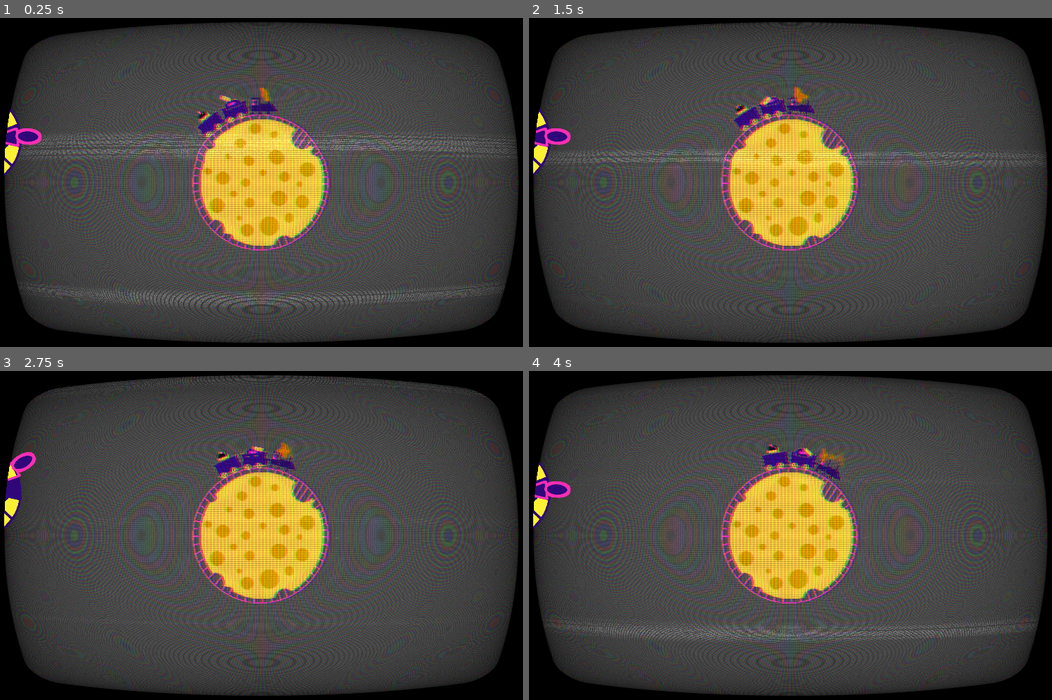
Above: before the commit, frames 1-4 (two rows, left to right).
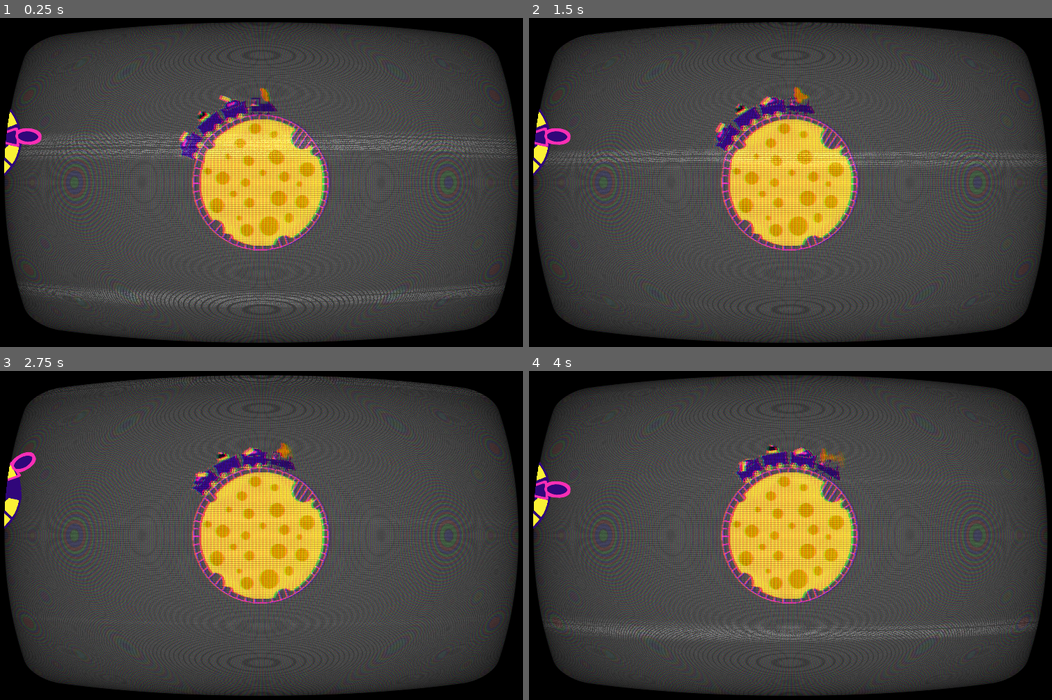
Above: after the commit, the same moments.

Repository: emmdie/MoonGame
Game: Godot game, scene res://scene/Levels/Level.tscn
Same seed, same stepped clock (60 frames per second), same inputs: the game is played once before the commit and once after it. The engine's default icon, where the game draws it, is replaced by a stand-in: a white triangle on a blue panel in a dark square.
Inputs (mouse positions are in pixels of both pictures, inside the frame that each line leads up to):
- Up to frame 1 (0.25 s): no input
- Up to frame 2 (1.5 s): move the mouse to (910, 166) at 0.52 s; hold W (speed_up) 0.53-1.28 s; click (910, 166) at 0.6 s; tap 1 (select_cart1, bound only after the commit) at 0.8, 1.35 s; move the mouse to (680, 198) at 1.27 s; hold Down (speed_down) from 1.28 s (still down)
- Up to frame 3 (2.75 s): tap 2 (select_cart2, bound only after the commit) at 1.55, 2.1 s; move the mouse to (319, 459) at 2.02 s; release Down (speed_down) at 2.03 s; hold W (speed_up) from 2.03 s (still down); tap 3 (select_cart3, bound only after the commit) at 2.3 s
- Up to frame 4 (4 s): move the mouse to (764, 604) at 2.77 s; tap 3 (select_cart3, bound only after the commit) at 2.85 s; tap 4 (select_cart4, bound only after the commit) at 3.05, 3.6 s; move the mouse to (957, 588) at 3.52 s; release W (speed_up) at 3.53 s; hold Down (speed_down) from 3.53 s (still down); tap 5 (select_cart5, bound only after the commit) at 3.8 s

The runs differ from the first frame. In frame 1, 0.6% of the frame differs, in the area x 34-54%, y 21-44%; in frame 2, 0.6%, in the area x 35-65%, y 20-51%; in frame 3, 0.6%; in frame 4, 0.6%.

Commit message:
select individual trains and turrets

Diff:
--- a/TrainControl.gd
+++ b/TrainControl.gd
@@ -16,13 +16,35 @@
 	if(Input.is_action_just_pressed("speed_down")):
 		gearDown()
 
+	if(Input.is_action_just_pressed("select_cart1")):
+		deselectAllCarts()
+		cart1.select(true)
+	if(Input.is_action_just_pressed("select_cart2")):
+		deselectAllCarts()
+		cart2.select(true)
+	if(Input.is_action_just_pressed("select_cart3")):
+		deselectAllCarts()
+		cart3.select(true)
+	if(Input.is_action_just_pressed("select_cart4")):
+		deselectAllCarts()
+		cart4.select(true)
+	if(Input.is_action_just_pressed("select_cart5")):
+		deselectAllCarts()
+		cart5.select(true)
+
 func _ready():
+	cart1.setTurret(load("res://scene/Train/Turrets/Shooter/ShooterT1.tscn"))
+	cart2.setTurret(load("res://scene/Train/Turrets/Shooter/rocketlauncherT1.tscn"))
+	cart3.setTurret(load("res://scene/Train/Turrets/Shooter/ShooterT1.tscn"))
+	cart4.setTurret(load("res://scene/Train/Turrets/Shooter/ShooterT1.tscn"))
+	cart5.setTurret(load("res://scene/Train/Turrets/Shooter/ShooterT1.tscn"))
+	cart1.setEnabled(true)
 	cart2.setEnabled(true)
-	cart3.setEnabled(false)
+	cart3.setEnabled(true)
 	cart4.setEnabled(false)
 	cart5.setEnabled(false)
-	cart1.setTurret(load("res://scene/Train/Turrets/Shooter/ShooterT1.tscn"))
-	cart2.setTurret(load("res://scene/Train/Turrets/Shooter/rocketlauncherT1.tscn"))
+	deselectAllCarts()
+	cart1.select(true)
 
 
 #takes -1 or 1 as parameter
@@ -45,13 +67,15 @@
 	else:
 		return (currentSpeed-2*delta*(currentSpeed-targetSpeed))
 
-
-
-
-
-
 func _on_TrainCart_weapon_hit_mouse():
 	emit_signal("TrainCart_weapon_shot_mouse")
 
 func _on_TrainCart_cart_damaged():
 	emit_signal("train_damaged")
+
+func deselectAllCarts():
+	cart1.select(false)
+	cart2.select(false)
+	cart3.select(false)
+	cart4.select(false)
+	cart5.select(false)
--- a/project.godot
+++ b/project.godot
@@ -40,6 +40,31 @@
 , Object(InputEventKey,"resource_local_to_scene":false,"resource_name":"","device":0,"alt":false,"shift":false,"control":false,"meta":false,"command":false,"pressed":false,"scancode":83,"physical_scancode":0,"unicode":0,"echo":false,"script":null)
  ]
 }
+select_cart1={
+"deadzone": 0.5,
+"events": [ Object(InputEventKey,"resource_local_to_scene":false,"resource_name":"","device":0,"alt":false,"shift":false,"control":false,"meta":false,"command":false,"pressed":false,"scancode":49,"physical_scancode":0,"unicode":0,"echo":false,"script":null)
+ ]
+}
+select_cart2={
+"deadzone": 0.5,
+"events": [ Object(InputEventKey,"resource_local_to_scene":false,"resource_name":"","device":0,"alt":false,"shift":false,"control":false,"meta":false,"command":false,"pressed":false,"scancode":50,"physical_scancode":0,"unicode":0,"echo":false,"script":null)
+ ]
+}
+select_cart3={
+"deadzone": 0.5,
+"events": [ Object(InputEventKey,"resource_local_to_scene":false,"resource_name":"","device":0,"alt":false,"shift":false,"control":false,"meta":false,"command":false,"pressed":false,"scancode":51,"physical_scancode":0,"unicode":0,"echo":false,"script":null)
+ ]
+}
+select_cart4={
+"deadzone": 0.5,
+"events": [ Object(InputEventKey,"resource_local_to_scene":false,"resource_name":"","device":0,"alt":false,"shift":false,"control":false,"meta":false,"command":false,"pressed":false,"scancode":52,"physical_scancode":0,"unicode":0,"echo":false,"script":null)
+ ]
+}
+select_cart5={
+"deadzone": 0.5,
+"events": [ Object(InputEventKey,"resource_local_to_scene":false,"resource_name":"","device":0,"alt":false,"shift":false,"control":false,"meta":false,"command":false,"pressed":false,"scancode":53,"physical_scancode":0,"unicode":0,"echo":false,"script":null)
+ ]
+}
 
 [physics]
 
--- a/scene/Train/TrainCart.gd
+++ b/scene/Train/TrainCart.gd
@@ -4,6 +4,7 @@
 signal cart_damaged
 
 export (PackedScene) var turret
+var selected = false
 
 func fireTurret():
 	pass
@@ -26,6 +27,11 @@
 func setEnabled(boolean):
 	$AnimatedSprite.visible = boolean
 	$CollisionShape2D.disabled = !boolean
+	turret.setEnabled(boolean)
+
+func select(boolean):
+	turret.select(boolean)
+	selected = boolean
 
 # Called when the node enters the scene tree for the first time.
 func _ready():
--- a/scene/Train/TrainCart.tscn
+++ b/scene/Train/TrainCart.tscn
@@ -26,5 +26,4 @@
 [node name="AnimatedSprite" type="AnimatedSprite" parent="."]
 scale = Vector2( 0.25, 0.25 )
 frames = SubResource( 2 )
-frame = 2
 playing = true
--- a/scene/Train/TrainControl.tscn
+++ b/scene/Train/TrainControl.tscn
@@ -8,6 +8,7 @@
 script = ExtResource( 1 )
 
 [node name="RotationalCenter" type="Node2D" parent="."]
+position = Vector2( 0, 1 )
 
 [node name="locomotive" parent="RotationalCenter" instance=ExtResource( 2 )]
 position = Vector2( 0, -355 )
--- a/scene/Train/Turrets/Bullet.tscn
+++ b/scene/Train/Turrets/Bullet.tscn
@@ -7,6 +7,7 @@
 extents = Vector2( 7, 7 )
 
 [node name="Bullet" type="Area2D"]
+z_index = -1
 script = ExtResource( 2 )
 __meta__ = {
 "_edit_group_": true
--- a/scene/Train/Turrets/Shooter/rocket.tscn
+++ b/scene/Train/Turrets/Shooter/rocket.tscn
@@ -11,7 +11,7 @@
 script = ExtResource( 2 )
 
 [node name="Sprite" type="Sprite" parent="."]
-scale = Vector2( 0.05, 0.05 )
+scale = Vector2( 0.1, 0.1 )
 texture = ExtResource( 1 )
 
 [node name="CollisionShape2D" type="CollisionShape2D" parent="."]
--- a/scene/Train/Turrets/Turrets.gd
+++ b/scene/Train/Turrets/Turrets.gd
@@ -4,15 +4,21 @@
 signal turret_damaged
 
 export (PackedScene) var Bullet
+var selected = false
 
 func _ready():
 	$Hitbox.connect("body_entered", self, "_on_Hitbox_body_entered")
 
 func _physics_process(_delta):
-	turn()
-	if Input.is_action_just_pressed("shoot"):
-		shoot()
+	if(selected):
+		turn()
+		if Input.is_action_just_pressed("shoot"):
+			shoot()
 
+func setEnabled(boolean):
+	$Barrel.visible = boolean
+	$Base.visible = boolean
+	get_node("Hitbox/HitboxArea").disabled = !boolean
 
 func turn():
 	get_node("Barrel").look_at(get_global_mouse_position())
@@ -32,3 +38,6 @@
 func _on_Hitbox_body_entered(body):
 	if body.get_name().matchn("*mouse*"):
 		emit_signal("turret_damaged")
+
+func select(boolean):
+	selected = boolean
